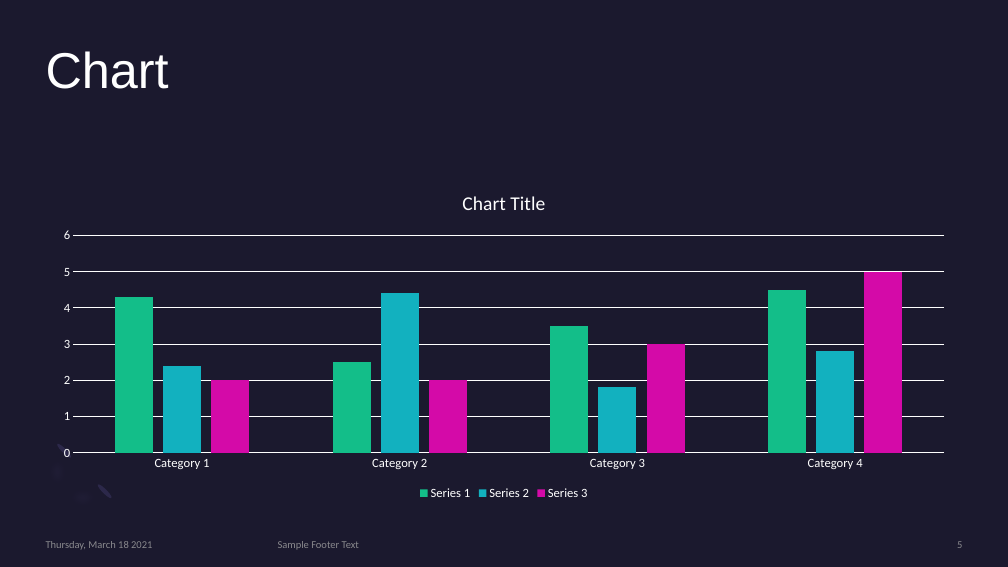
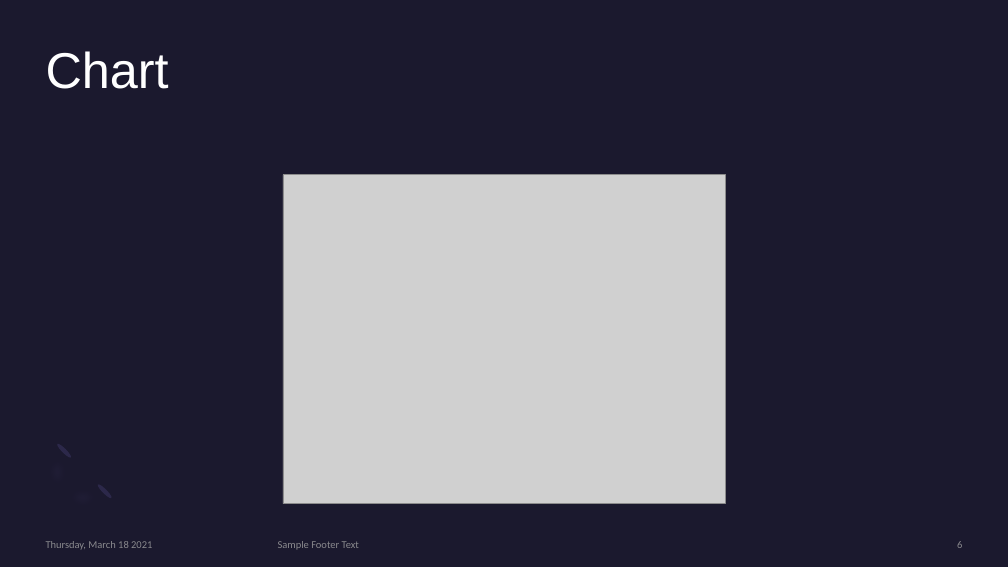
Before and after one commit to mbermont/Spotify_Project, a slide deck: slide 6 of docs/Utilizing Neural Networks To Categorize Songs.pptm (slide 5 before the commit). Drawn at 1008x567 pixels with LibreOffice and Linux fonts; fonts in the diff are those of the drawing; grey boxes stand for pictures. Boxes give left, top, right and bottom in pixels: in the first picture for what was removed or moved away, otherwise in the second. Text is boxed around its words. In the diff, an @@ line names an element or a change of style, - is before the commit and + after.

```diff
--- a/docs/Utilizing Neural Networks To Categorize Songs.pptm
+++ b/docs/Utilizing Neural Networks To Categorize Songs.pptm
@@ column chart removed at (45,175,963,504) @@
-categories: Category 1, Category 2, Category 3, Category 4
-Series 1: 4.3, 2.5, 3.5, 4.5
-Series 2: 2.4, 4.4, 1.8, 2.8
-Series 3: 2, 2, 3, 5
@@ picture added at (283,175,725,504) @@
```
Also in this commit, not shown: 3 other slides changed, 1 slide added, 16 other files.
